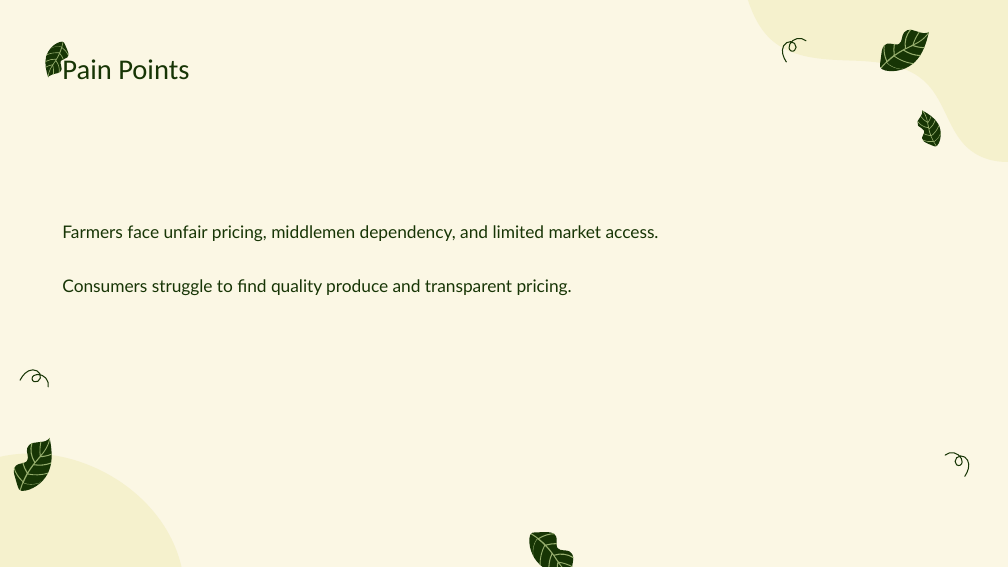
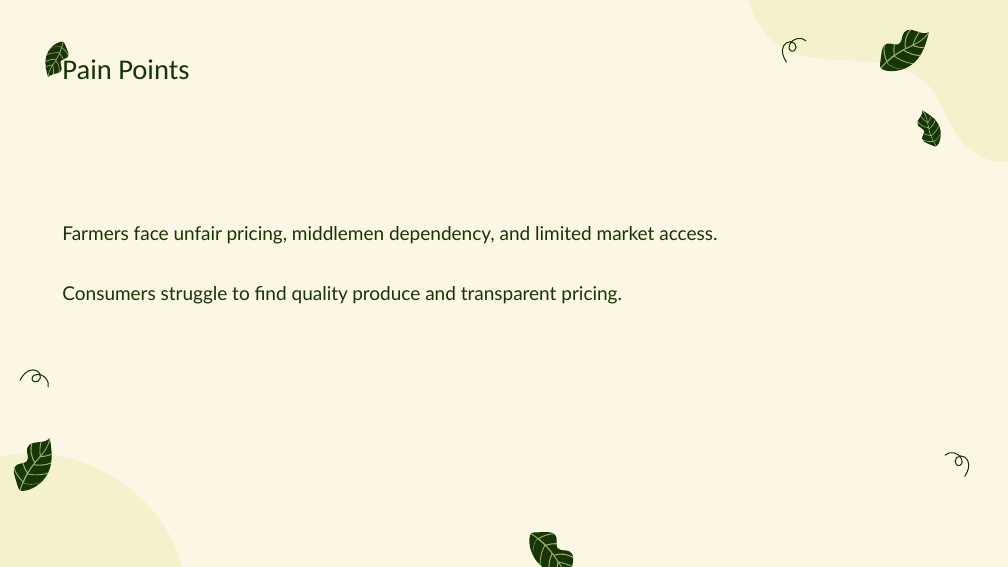
Before and after one commit to Mokshith3960/agromart, a slide deck: slide 8 of documents/PPT-2.pptx. Drawn at 1008x567 pixels with LibreOffice and Linux fonts; fonts in the diff are those of the drawing. Boxes give left, top, right and bottom in pixels: in the first picture for what was removed or moved away, otherwise in the second. Text is boxed around its words. In the diff, an @@ line names an element or a change of style, - is before the commit and + after.

```diff
--- a/documents/PPT-2.pptx
+++ b/documents/PPT-2.pptx
@@ text "Farmers face unfair pricing, middlemen ..." at (62,226,717,304): size 12.4 to 13.6 pt @@
```
Also in this commit, not shown: 9 other slides changed, 12 other files.
